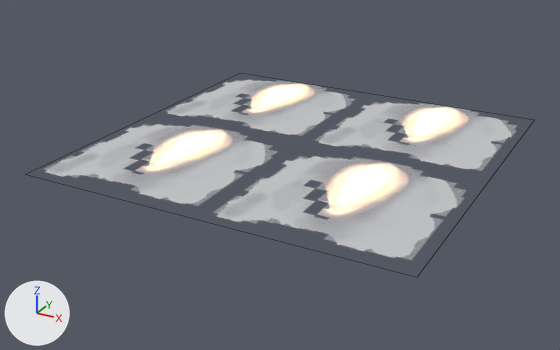
What one commit did to the FBX model Assets/Models/Plane_moved_pivot.fbx.
Rendered twice from a 50 mm lens placed at (1.76, -2.44, 1.52), pointed at (-0.07, 0.89, -0.15). The axes (+X, +Y, +Z) are drawn at lower left. The lights are the same throughout. Mesh edges are drawn as thin lines. Where no turn or scale is listed for an object, it has been applied to the vertices.
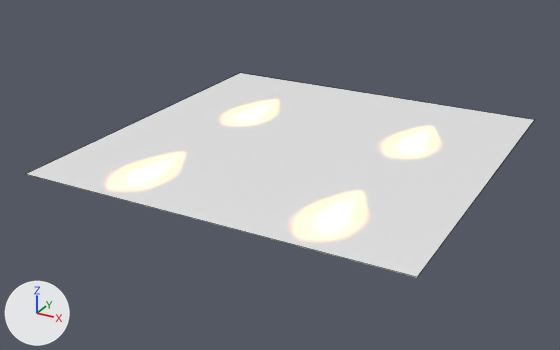
The change, as a list of edits to the scene's bpy script:
```text
Change img_pistol_fire_png:
    img_pistol_fire_png: load_image('Pistol_Fire.png', '../Textures/Pistol_Fire.png', 256, 256, 'Non-Color') -> load_image('Pistol_Fire.png', '../Textures/Pistol_Fire.png', 256, 256, 'sRGB')
Change mat_material_001:
    remove n3 = _N.new('ShaderNodeTexImage'); n3.name = 'Image Texture.001'
    remove n3.image = img_pistol_fire_png
    where n0 = _N.new('ShaderNodeBsdfPrincipled'); n0.name = 'Principled BSDF'
    remove _L.new(n3.outputs[0], n0.inputs[4])  # 'Color' to 'Alpha'
Change me_plane:
    where me_plane.from_pydata(...)  # 4 vertices, 1 face; spans x -1.0..1.0, y 0.0..2.0, z 0.0
    used by ob_plane; location = (0.0, 0.0, 0.0)
    me_plane part 1
    me_plane.vertices[0].co: (-1.0, 0.0, 0.0) -> (1.0, 2.0, 0.0)  # not seen -> pixel (534, 119)
    me_plane.vertices[1].co: (1.0, 0.0, 0.0) -> (-1.0, 2.0, 0.0)  # not seen -> pixel (240, 72)
    me_plane.vertices[2].co: (-1.0, 2.0, 0.0) -> (1.0, 0.0, 0.0)  # not seen -> pixel (417, 277)
    me_plane.vertices[3].co: (1.0, 2.0, 0.0) -> (-1.0, 0.0, 0.0)  # not seen -> pixel (25, 174)
```

Where the change shows, as pixel boxes [x1, y1, x2, y2] in the pictures (560 x 350 px):
'Plane', surface changed, reshaped: before [143, 84, 466, 215]; after [27, 73, 534, 277]
